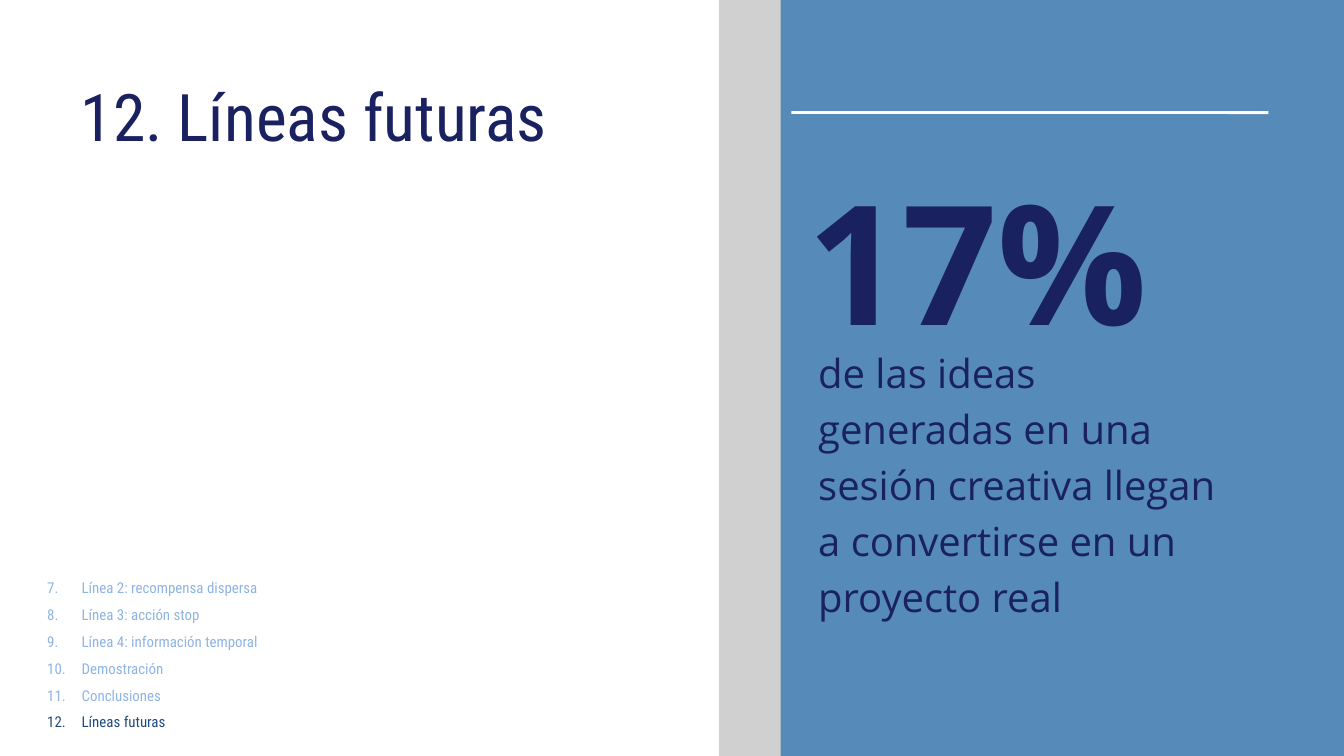
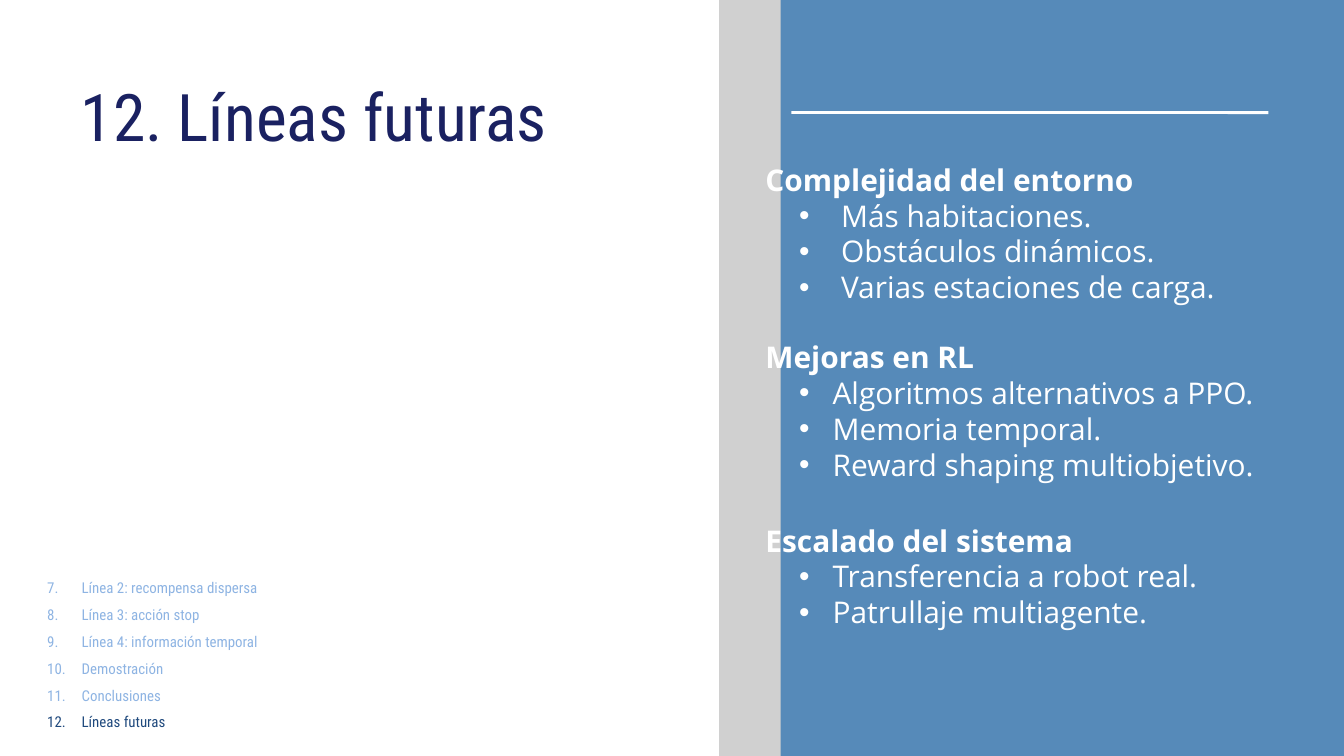
Before and after one commit to davidsolero/TFG-Coppelia-Reinforcement-Learning, a slide deck: slide 19 of redaccion/defensa/Presentación Trabajo Final Tesis Profesional Moderna Sencilla Azul .pptx. Drawn at 1344x756 pixels with LibreOffice and Linux fonts; fonts in the diff are those of the drawing; grey boxes stand for pictures. Boxes give left, top, right and bottom in pixels: in the first picture for what was removed or moved away, otherwise in the second. Text is boxed around its words. In the diff, an @@ line names an element or a change of style, - is before the commit and + after.

```diff
--- a/redaccion/defensa/Presentación Trabajo Final Tesis Profesional Moderna Sencilla Azul .pptx
+++ b/redaccion/defensa/Presentación Trabajo Final Tesis Profesional Moderna Sencilla Azul .pptx
@@ text added at bbox=[765, 163, 1215, 305], 32 pt, text #FFFFFF @@
+Complejidad del entorno
+  • Más habitaciones.
+  • Obstáculos dinámicos.
+  • Varias estaciones de carga.
@@ text removed at bbox=[808, 204, 1147, 367] @@
-17%
@@ text added at bbox=[765, 341, 1253, 483], 32 pt, text #FFFFFF @@
+Mejoras en RL
+  • Algoritmos alternativos a PPO.
+  • Memoria temporal.
+  • Reward shaping multiobjetivo.
@@ text removed at bbox=[818, 357, 1215, 622] @@
-de las ideas generadas en una sesión creativa llegan a convertirse en un proyecto real
@@ text added at bbox=[765, 524, 1197, 630], 32 pt, text #FFFFFF @@
+Escalado del sistema
+  • Transferencia a robot real.
+  • Patrullaje multiagente.
```
Also in this commit, not shown: 7 other slides changed.
